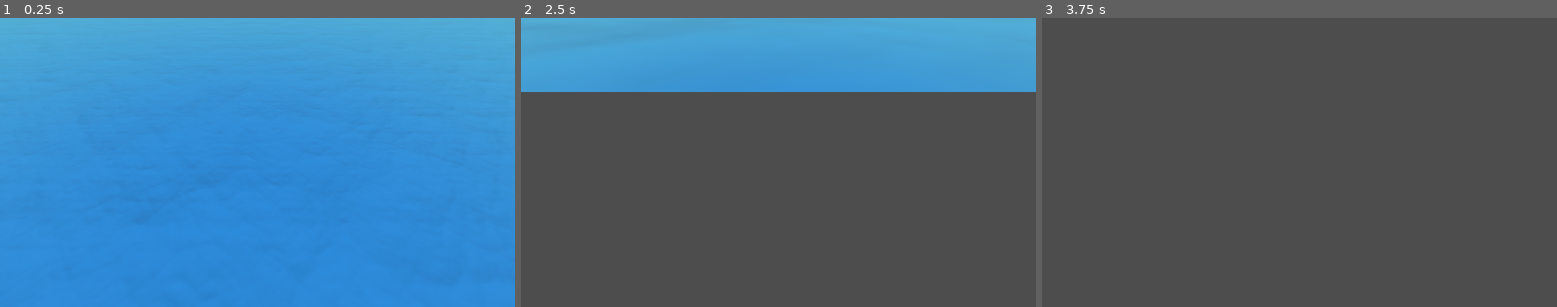
Above: before the commit, frames 1-3 (left to right).
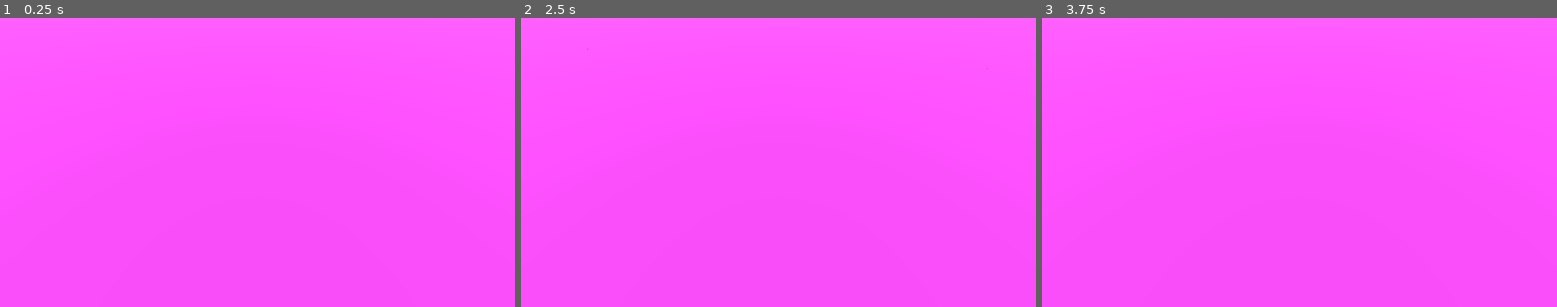
Above: after the commit, the same moments.

Repository: jovialen/IslandGame
Game: Godot game, scene res://Scenes/Worlds/IslandGame.tscn
Two runs of this game, one before a commit and one after it. Both use one fixed random seed, a clock stepped at 60 frames per second and the inputs below.
Inputs (mouse positions are in pixels of both pictures, inside the frame that each line leads up to):
- Up to frame 1 (0.25 s): no input
- Up to frame 2 (2.5 s): tap Enter at 0.5, 2 s; move the mouse to (891, 148) at 0.52 s; hold D (right) 0.53-1.25 s; tap Q (rotate_anticlockwise) at 0.6 s; click (891, 148) at 0.67 s; tap Space at 1.25 s; drag from (675, 176) to (752, 220) at 1.27 s; move the mouse to (830, 98) at 2.02 s; hold D (right) from 2.03 s (still down); tap Mouse wheel up (zoom_in) at 2.1 s
- Up to frame 3 (3.75 s): release D (right) at 2.75 s; drag from (1273, 220) to (1145, 119) at 2.77 s; tap Space at 3.5 s; move the mouse to (1454, 205) at 3.52 s; hold A (left) from 3.53 s (still down); tap Q (rotate_anticlockwise) at 3.6 s

The runs differ from the first frame. In frame 1, 100% of the frame differs, in the area x 0-100%, y 0-100%; in frame 2, 100%; in frame 3, 100%.

Commit message:
feat: basic hex terrain renderer

Diff:
--- /dev/null
+++ b/Scenes/Terrain/Map.tscn
@@ -0,0 +1,13 @@
+[gd_scene load_steps=4 format=3 uid="uid://b3h5feqevc3bu"]
+
+[ext_resource type="Script" path="res://Scripts/Grid/HexGridRenderer.gd" id="1_4bxg7"]
+[ext_resource type="Script" path="res://Scripts/Grid/HexGrid.gd" id="2_63hn4"]
+
+[sub_resource type="Resource" id="Resource_rvy7u"]
+script = ExtResource("2_63hn4")
+radius = 2
+
+[node name="Map" type="Node3D"]
+script = ExtResource("1_4bxg7")
+hexGrid = SubResource("Resource_rvy7u")
+tileSize = 2.0
--- /dev/null
+++ b/Scenes/Terrain/Tiles/HexTile.tscn
@@ -0,0 +1,18 @@
+[gd_scene load_steps=3 format=3 uid="uid://bxedk7rl2l87o"]
+
+[sub_resource type="StandardMaterial3D" id="StandardMaterial3D_dygnu"]
+albedo_color = Color(1, 0.290196, 1, 1)
+
+[sub_resource type="CylinderMesh" id="CylinderMesh_wrfgw"]
+material = SubResource("StandardMaterial3D_dygnu")
+top_radius = 1.0
+bottom_radius = 1.0
+radial_segments = 6
+rings = 1
+cap_bottom = false
+
+[node name="Hex Tile" type="Node3D"]
+
+[node name="MeshInstance3D" type="MeshInstance3D" parent="."]
+transform = Transform3D(1, 0, 0, 0, 1, 0, 0, 0, 1, 0, -1, 0)
+mesh = SubResource("CylinderMesh_wrfgw")
--- a/Scenes/Terrain/Water.tscn
+++ b/Scenes/Terrain/Water.tscn
@@ -5,6 +5,5 @@
 [sub_resource type="PlaneMesh" id="PlaneMesh_yipbh"]
 
 [node name="Water" type="MeshInstance3D"]
-transform = Transform3D(10, 0, 0, 0, 10, 0, 0, 0, 10, 0, 0, 0)
 mesh = SubResource("PlaneMesh_yipbh")
 surface_material_override/0 = ExtResource("1_kqfw5")
--- a/Scenes/Worlds/IslandGame.tscn
+++ b/Scenes/Worlds/IslandGame.tscn
@@ -1,11 +1,13 @@
-[gd_scene load_steps=3 format=3 uid="uid://nhxu6uqfp2gy"]
+[gd_scene load_steps=4 format=3 uid="uid://nhxu6uqfp2gy"]
 
 [ext_resource type="PackedScene" uid="uid://chasq0qf1w2xu" path="res://Scenes/Terrain/Water.tscn" id="1_356j5"]
 [ext_resource type="PackedScene" uid="uid://dd138kp6h813a" path="res://Scenes/Camera/RTSCamera.tscn" id="2_2kmgh"]
+[ext_resource type="PackedScene" uid="uid://b3h5feqevc3bu" path="res://Scenes/Terrain/Map.tscn" id="3_t14fj"]
 
 [node name="Node" type="Node"]
 
 [node name="Water" parent="." instance=ExtResource("1_356j5")]
+transform = Transform3D(100, 0, 0, 0, 100, 0, 0, 0, 100, 0, -1, 0)
 
 [node name="RTSCamera" parent="." instance=ExtResource("2_2kmgh")]
 movementTime = 10.0
@@ -17,3 +19,5 @@
 
 [node name="DirectionalLight3D" type="DirectionalLight3D" parent="."]
 transform = Transform3D(1, 0, 0, 0, 0.34202, 0.939693, 0, -0.939693, 0.34202, 0, 10, 0)
+
+[node name="Map" parent="." instance=ExtResource("3_t14fj")]
--- /dev/null
+++ b/Scripts/Grid/HexGrid.gd
@@ -0,0 +1,4 @@
+extends Resource
+class_name HexGrid
+
+@export_range(1, 100) var radius : int = 5
--- /dev/null
+++ b/Scripts/Grid/HexGridRenderer.gd
@@ -0,0 +1,45 @@
+extends Node3D
+class_name HexGridRenderer
+
+@export_category("Hex Grid Renderer")
+@export var hexGrid : HexGrid
+@export var tileSize : float = 1
+
+enum Orientation { FLAT, POINTY }
+@export var orientation := Orientation.POINTY
+
+const HEX_TILE := preload("res://Scenes/Terrain/Tiles/HexTile.tscn")
+
+func _ready():
+	var tileRotation = _get_rotation()
+	var size = hexGrid.radius * 2 + 1
+	for x in range(size):
+		var xCoord = x - hexGrid.radius
+		for y in range(size):
+			var yCoord = y - hexGrid.radius
+			var instance = HEX_TILE.instantiate()
+			var offset = _get_position(xCoord, yCoord)
+			instance.position = Vector3(offset.x, 0.0, offset.y)
+			instance.scale *= tileSize
+			instance.rotation.y = tileRotation
+			add_child(instance)
+
+
+func _get_position(xCoord, yCoord):
+	if orientation == Orientation.FLAT:
+		var x = tileSize * 3/2 * xCoord
+		var y = tileSize * sqrt(3) * (yCoord + 0.5 * (xCoord&1))
+
+		return Vector2(x, y)
+	else:
+		var x = tileSize * sqrt(3) * (xCoord + 0.5 * (yCoord&1))
+		var y = tileSize * 3/2 * yCoord
+
+		return Vector2(x, y)
+
+
+func _get_rotation():
+	if orientation == Orientation.FLAT:
+		return deg_to_rad(90)
+	else:
+		return 0
--- a/Scripts/Movement/RTSCameraController.gd
+++ b/Scripts/Movement/RTSCameraController.gd
@@ -88,6 +88,8 @@
 
 
 func _update_position(delta):
+	newDistance = max(newDistance, 1)
+
 	position = lerp(position, newPosition, delta * movementTime)
 	camera_3d.angle = lerp(camera_3d.angle, newAngle, delta * rotationTime)
 	camera_3d.tilt = lerp(camera_3d.tilt, newTilt, delta * rotationTime)
--- a/Scripts/Movement/Sattelite.gd
+++ b/Scripts/Movement/Sattelite.gd
@@ -12,7 +12,9 @@
 		anchor = get_parent_node_3d()
 
 
-func _process(delta):
+func _physics_process(delta):
+	distance = max(distance, 1)
+
 	var angle_r = deg_to_rad(angle)
 	var tilt_r = deg_to_rad(tilt)
 
